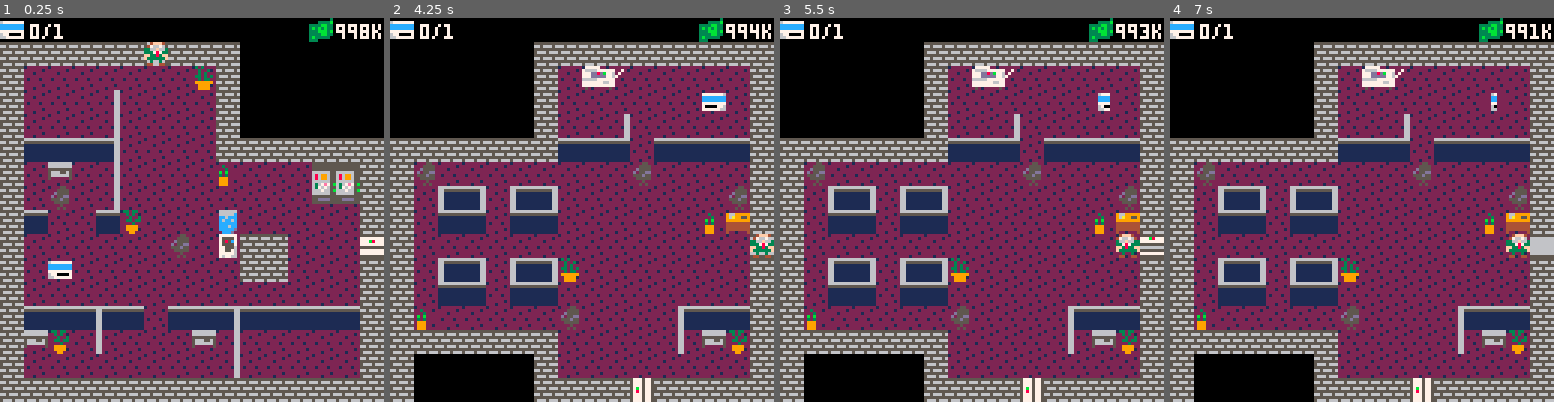
Above: before the commit, frames 1-4 (left to right).
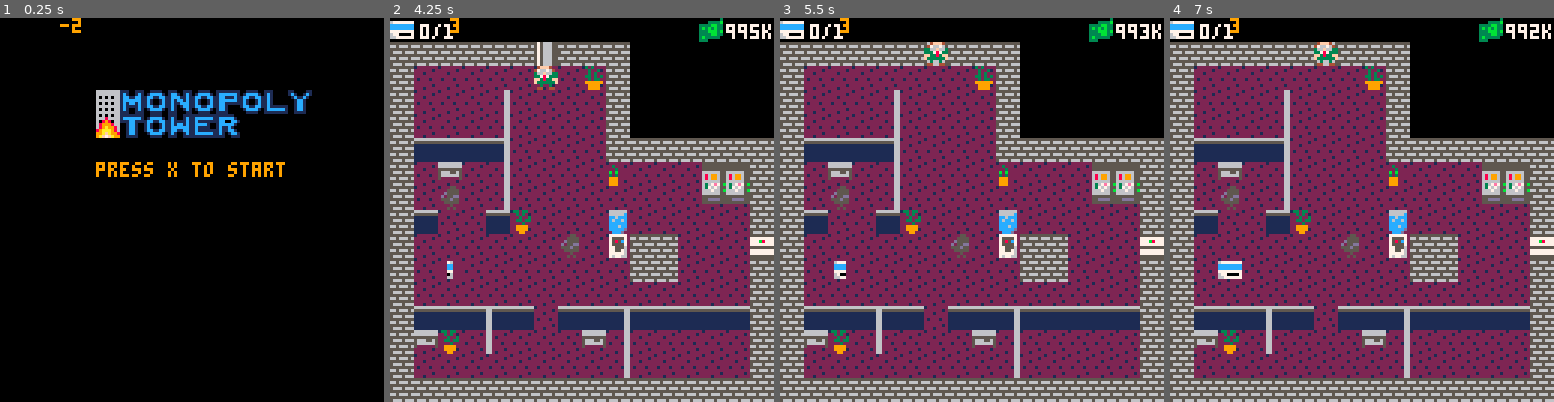
Above: after the commit, the same moments.

Repository: ojlyons/GameDesignProject
Game: PICO-8 cartridge art.p8
Same seed, same stepped clock (60 frames per second), same inputs: the game is played once before the commit and once after it.
Inputs:
- Up to frame 1 (0.25 s): no input
- Up to frame 2 (4.25 s): tap X (X key) at 0.33, 1.07, 1.85, 2.97, 4.08 s; tap O (Z key) at 0.7, 1.7, 2.1, 2.5, 2.9, 3.3, 3.7, 4.1 s; hold Right 1.6-2.1 s; hold Up 2.15-2.42 s; hold Right 2.47-3.03 s; hold Left 3.08-3.58 s; hold Down 3.63-3.97 s; hold Right from 4.02 s (still down)
- Up to frame 3 (5.5 s): tap O (Z key) at 4.5, 4.9, 5.3 s; release Right at 4.68 s; hold Up 4.73-5.03 s; hold Left from 5.08 s (still down); tap X (X key) at 5.2 s
- Up to frame 4 (7 s): release Left at 5.68 s; tap O (Z key) every 0.4 s from 5.7 to 6.9 s; hold Down 5.73-6.03 s; hold Right 6.08-6.58 s; tap X (X key) at 6.32 s; hold Right from 6.63 s (still down)

The runs differ from the first frame. In frame 1, 86% of the frame differs, in the area x 0-100%, y 0-100%; in frame 2, 50%; in frame 3, 51%; in frame 4, 51%.

Commit message:
I added the main menu, a menu with background story and directions, and 3 levels (spaces 9, 10, 11)

Diff:
--- a/art.p8
+++ b/art.p8
@@ -21,7 +21,7 @@
 enemy = 6
 background = 21
 --levels = {{xs=48, ys=8, ed=2, crds=1}, {xs=248, ys=72, ed=-1, crds=1}, {xs=336, ys=120, ed=-2, crds=1}} --ed is the direction he has to go to leave the elevator, -2 is up, -1 is left, 1 is right, 2 is down
-level_status = 2 --meanings: 0 -> level is not over, 1 -> entering elevator, 2 -> load level, 3 -> leaving elevator
+level_status = -2 --meanings:-2 -> main menu, -1 -> background & directions, 0 -> level is not over, 1 -> entering elevator, 2 -> load level, 3 -> leaving elevator
 cards_found = 0
 e_loc = {48, 8} --location of elevator currently being entered or exited, or the location of the elevator the current level was entered through
 card_locs = {}
@@ -30,6 +30,8 @@
 st = 0
 money = 999
 dying = false
+flame_time = 0
+flame_sprite = 68
 
 --ed is the direction he has to go to leave the elevator, -2 is up, -1 is left,
 --1 is right, 2 is down
@@ -41,7 +43,11 @@
 		  {xs=560,ys=120, ed=-2, crds=2},
 		  {xs=744,ys=120, ed=-2, crds=1},
 		  {xs=808,ys=56, ed=2, crds=2},
-		  {xs=944,ys=40, ed=2, crds=2}
+		  {xs=944,ys=40, ed=2, crds=1},
+		  {xs=120,ys=240, ed=-1, crds=3},
+		  {xs=240,ys=136, ed=2, crds=3},
+		  {xs=256,ys=152, ed=1, crds=3}
+
 
 		  }
 
@@ -102,7 +108,7 @@
  timer = 0
  cards_found = 0
  cards_total = levels[level]['crds']
- camera_x = ((level-1)*128) - (flr((level-1)/8)*2048)
+ camera_x = ((level-1)*128) - (flr((level-1)/8)*1024)
  camera_y = flr((level-1)/8) * 128
  px = levels[level]['xs']
  py = levels[level]['ys']
@@ -243,71 +249,93 @@
  end
 end
 
+function flame()
+	flame_time += 1
+	if flame_time == 5 then
+	 flame_sprite = 68
+	elseif flame_time == 10 then
+		flame_sprite = 69
+	elseif flame_time == 15 then
+		flame_sprite = 70
+	elseif flame_time == 20 then
+		flame_sprite = 69
+		flame_time = 0
+	end
+end
+
 function _update()
-
- timer += 1
- st += 1
- money = money - 1/30
-
- if st >= 30 then
-  st = 0
- end
-
- if money <=0 then
-  die()
-  money=999
- end
-
- if movetimer > 0 then
-  movetimer -= 1
- end
-
- if timer % 8 == 0 then
-  spin_cards()
- end
-
- if level_status > 0 then
-  level_change()
-  return
- end
-
- if dying == true then
-  die()
-  return
- end
-
- if btn(0) and movetimer == 0 then
-  px += move(-8, 0)
-  check_enemies()
-  movetimer = timepermove
- end
-
- if btn(1) and movetimer == 0 then
-  px += move(8, 0)
-  check_enemies()
-  movetimer = timepermove
- end
-
- if btn(2) and movetimer == 0 then
-  py += move(0, -8)
-  check_enemies()
-  movetimer = timepermove
- end
-
- if btn(3) and movetimer == 0 then
-  py += move(0, 8)
-  check_enemies()
-  movetimer = timepermove
- end
-
- if btn(4) then
-  resetlevel()
- end
-
- if btn(5) then
-  level += 1
-  load_level()
- end
+	if level_status == -2 then
+		if btn(5) then level_status = -1 end
+		flame()
+	end
+	if level_status == -1 then
+		draw_directions()
+		if btn(4) then level_status = 2 end
+	else
+	 timer += 1
+	 st += 1
+	 money = money - 1/30
+
+	 if st >= 30 then
+	  st = 0
+	 end
+
+	 if money <=0 then
+	  die()
+	  money=999
+	 end
+
+	 if movetimer > 0 then
+	  movetimer -= 1
+	 end
+
+	 if timer % 8 == 0 then
+	  spin_cards()
+	 end
+
+	 if level_status > 0 then
+	  level_change()
+	  return
+	 end
+
+	 if dying == true then
+	  die()
+	  return
+	 end
+
+	 if btn(0) and movetimer == 0 then
+	  px += move(-8, 0)
+	  check_enemies()
+	  movetimer = timepermove
+	 end
+
+	 if btn(1) and movetimer == 0 then
+	  px += move(8, 0)
+	  check_enemies()
+	  movetimer = timepermove
+	 end
+
+	 if btn(2) and movetimer == 0 then
+	  py += move(0, -8)
+	  check_enemies()
+	  movetimer = timepermove
+	 end
+
+	 if btn(3) and movetimer == 0 then
+	  py += move(0, 8)
+	  check_enemies()
+	  movetimer = timepermove
+	 end
+
+	 if btn(4) then
+	  resetlevel()
+	 end
+
+	 if btn(5) then
+	  level += 1
+	  load_level()
+	 end
+	end
 end
 
 function _init()
@@ -315,9 +343,28 @@
  fillsprites()
 end
 
-function _draw()
- cls()
- for x = 0, 127 do
+function draw_menu()
+	spr(96, 32, 24, 9, 2, false, false)
+	spr(flame_sprite, 32, 32, 1, 1, false, false)
+	print("press x to start", 32, 48, 9)
+end
+
+function draw_directions()
+	print("you are the ceo of a major corporation." ,0,0,9)
+	print("after months of tension, things have" ,0,8,9)
+	print("finally come to a boil when you began", 0, 16, 9)
+	print("charging employees to drink from the",0,24,9)
+	print("water cooler. now they are rebelling.",0,32,9)
+	print("you must escape your office tower " ,0,40,9)
+	print("without being caught in their sight.", 0, 48, 9)
+	print("use the arrow keys to move", 0, 56, 9)
+	print("use z to reset the level.",0,64,9)
+	print("push chairs to avoid being caught",0,72,9)
+	print("press z to continue", 0, 80, 9)
+end
+
+function draw_game()
+	for x = 0, 127 do
   for y = 0, 31 do
    spr(sprites[x][y],x*8,y*8)
   end
@@ -328,12 +375,6 @@
  else
   spr(52+ flr(st/16),px,py)--player
  end
- --[[if tempx != px then
- tempx = px
- end
-  if tempy != py then
- tempy = py
- end]]
 
  camera(camera_x,camera_y)
  --trash = camera_x
@@ -349,7 +390,20 @@
  spr(11, camera_x+103, camera_y) --munny
  print(flr(money), camera_x+112, camera_y+2,7)
  print("k",camera_x+124,camera_y+2,7)
-
+end
+
+function _draw()
+ cls()
+ print(level_status,20,0,9)
+ if level_status == -2 then
+ 	draw_menu()
+ end
+ if level_status == -1 then
+ 	draw_directions()
+ end
+ if level_status > 0 then
+ 	draw_game()
+ end
 end
 
 
@@ -502,148 +556,148 @@
 1115151515151515153215151515151111010101010111151515151515151511111515372121211515381511010101011115151515151515153711010101010101010101111515301615151515151511111515151515151539053215151515111115151515251515251515151515151111151515301515153215151515151511
 11111111111111111111111111111111110101010101111111112a1111111111111111111111111111112e11010101011111111111112a1111111101010101010101010111112e1111111111112a1111111111111111111111111111112e11111111111111111111111111111111111111111111111111111111111111111111
 0101010101010101010101010101010101010101010101010101010101010101010101010101010101010101010101010101010101010101010101010101010101010101010101010101010101010101010101010101010101010101010101010101010101010101010101010101010101010101010101010101010101010101
-1111111111111111111111111111111111111111111111111111111111111111111111111111111111111111111111111111111111111111111111111111111111111111111111111111111111111111111111111111111111111111111111111111111111111111111111111111111111111111111111111111111111111111
-1115151515151515151515151515151111151515151515151515151515151511111515151515151515151515151515111115151515151515151515151515151111151515151515151515151515151511111515151515151515151515151515111115151515151515151515151515151111151515151515151515151515151511
-1115151515151515151515151515151111151515151515151515151515151511111515151515151515151515151515111115151515151515151515151515151111151515151515151515151515151511111515151515151515151515151515111115151515151515151515151515151111151515151515151515151515151511
-1115151515151515151515151515151111151515151515151515151515151511111515151515151515151515151515111115151515151515151515151515151111151515151515151515151515151511111515151515151515151515151515111115151515151515151515151515151111151515151515151515151515151511
-1115151515151515151515151515151111151515151515151515151515151511111515151515151515151515151515111115151515151515151515151515151111151515151515151515151515151511111515151515151515151515151515111115151515151515151515151515151111151515151515151515151515151511
-1115151515151515151515151515151111151515151515151515151515151511111515151515151515151515151515111115151515151515151515151515151111151515151515151515151515151511111515151515151515151515151515111115151515151515151515151515151111151515151515151515151515151511
-1115151515151515151515151515151111151515151515151515151515151511111515151515151515151515151515111115151515151515151515151515151111151515151515151515151515151511111515151515151515151515151515111115151515151515151515151515151111151515151515151515151515151511
-1115151515151515151515151515151111151515151515151515151515151511111515151515151515151515151515111115151515151515151515151515151111151515151515151515151515151511111515151515151515151515151515111115151515151515151515151515151111151515151515151515151515151511
-1115151515151515151515151515151111151515151515151515151515151511111515151515151515151515151515111115151515151515151515151515151111151515151515151515151515151511111515151515151515151515151515111115151515151515151515151515151111151515151515151515151515151511
-1115151515151515151515151515151111151515151515151515151515151511111515151515151515151515151515111115151515151515151515151515151111151515151515151515151515151511111515151515151515151515151515111115151515151515151515151515151111151515151515151515151515151511
-1115151515151515151515151515151111151515151515151515151515151511111515151515151515151515151515111115151515151515151515151515151111151515151515151515151515151511111515151515151515151515151515111115151515151515151515151515151111151515151515151515151515151511
-1115151515151515151515151515151111151515151515151515151515151511111515151515151515151515151515111115151515151515151515151515151111151515151515151515151515151511111515151515151515151515151515111115151515151515151515151515151111151515151515151515151515151511
-1115151515151515151515151515151111151515151515151515151515151511111515151515151515151515151515111115151515151515151515151515151111151515151515151515151515151511111515151515151515151515151515111115151515151515151515151515151111151515151515151515151515151511
-1115151515151515151515151515151111151515151515151515151515151511111515151515151515151515151515111115151515151515151515151515151111151515151515151515151515151511111515151515151515151515151515111115151515151515151515151515151111151515151515151515151515151511
-1111111111111111111111111111111111111111111111111111111111111111111111111111111111111111111111111111111111111111111111111111111111111111111111111111111111111111111111111111111111111111111111111111111111111111111111111111111111111111111111111111111111111111
-…(130 lines of a section not shown)…
+11111111111111111111111111112a1111111111111111111111111111112a11111111111111111111111111111111111111111111111111111111111111111111111111111111111111111111111111111111111111111111111111111111111111111111111111111111111111111111111111111111111111111111111111
+1121212121212121212125152515151111151515151515171525152515151511111515152515151101010101010101011115151515151515151515151515151111151515151515151515151515151511111515151515151515151515151515111115151515151515151515151515151111151515151515151515151515151511
+11050505050505050505152515251511193b1515151507171525152525251511191515152525251101010101010101011115151515151515151515151515151111151515151515151515151515151511111515151515151515151515151515111115151515151515151515151515151111151515151515151515151515151511
+11151515151515151715153b15150711111515151515153b1515151515151511112121151515071101010101010101011115151515151515151515151515151111151515151515151515151515151511111515151515151515151515151515111115151515151515151515151515151111151515151515151515151515151511
+1121212121212121212115151515151111151515151111111111111111111111112829151503041101010101010101011115151515151515151515151515151111151515151515151515151515151511111515151515151515151515151515111115151515151515151515151515151111151515151515151515151515151511
+11050505050505050505151515151511111515151511010101010101010101011117151515153b1101010101010101011115151515151515151515151515151111151515151515151515151515151511111515151515151515151515151515111115151515151515151515151515151111151515151515151515151515151511
+11151515151715151515153b1515071111171515151101010101010101010101111111111111251111111111110101011115151515151515151515151515151111151515151515151515151515151511111515151515151515151515151515111115151515151515151515151515151111151515151515151515151515151511
+1121212121212121212115151515151111151515151101010101010101010101010101010111151503041502110101011115151515151515151515151515151111151515151515151515151515151511111515151515151515151515151515111115151515151515151515151515151111151515151515151515151515151511
+1105050505050505050525152515151111151515151101010101010101010101010101010111152515152512110101011115151515151515151515151515151111151515151515151515151515151511111515151515151515151515151515111115151515151515151515151515151111151515151515151515151515151511
+11151715151515151515153b1515071111151515151101010101010101010101010101010111151515251515110101011115151515151515151515151515151111151515151515151515151515151511111515151515151515151515151515111115151515151515151515151515151111151515151515151515151515151511
+1111111111111111111115151515151111151515151101010101010101010101010101010111151515151515110101011115151515151515151515151515151111151515151515151515151515151511111515151515151515151515151515111115151515151515151515151515151111151515151515151515151515151511
+0000000000000001011125152525151111171515151101010101010101010101010101010111381515151507110101011115151515151515151515151515151111151515151515151515151515151511111515151515151515151515151515111115151515151515151515151515151111151515151515151515151515151511
+0101010101010101011115251525151111151515151101010101010101010101010101010111212115152121111111111115151515151515151515151515151111151515151515151515151515151511111515151515151515151515151515111115151515151515151515151515151111151515151515151515151515151511
+010101010101000101112515151515191115153b151101010101010101010101010101010111171515151515153b3b111115151515151515151515151515151111151515151515151515151515151511111515151515151515151515151515111115151515151515151515151515151111151515151515151515151515151511
+010101010101010101111111111111111111111111110101010101010101010101010101011111112a111111111111111111111111111111111111111111111111111111111111111111111111111111111111111111111111111111111111111111111111111111111111111111111111111111111111111111111111111111
+…(130 lines of a section not shown)…
Not shown, changed: 32 lines of the sprite sheet (__gfx__) section of art.p8
